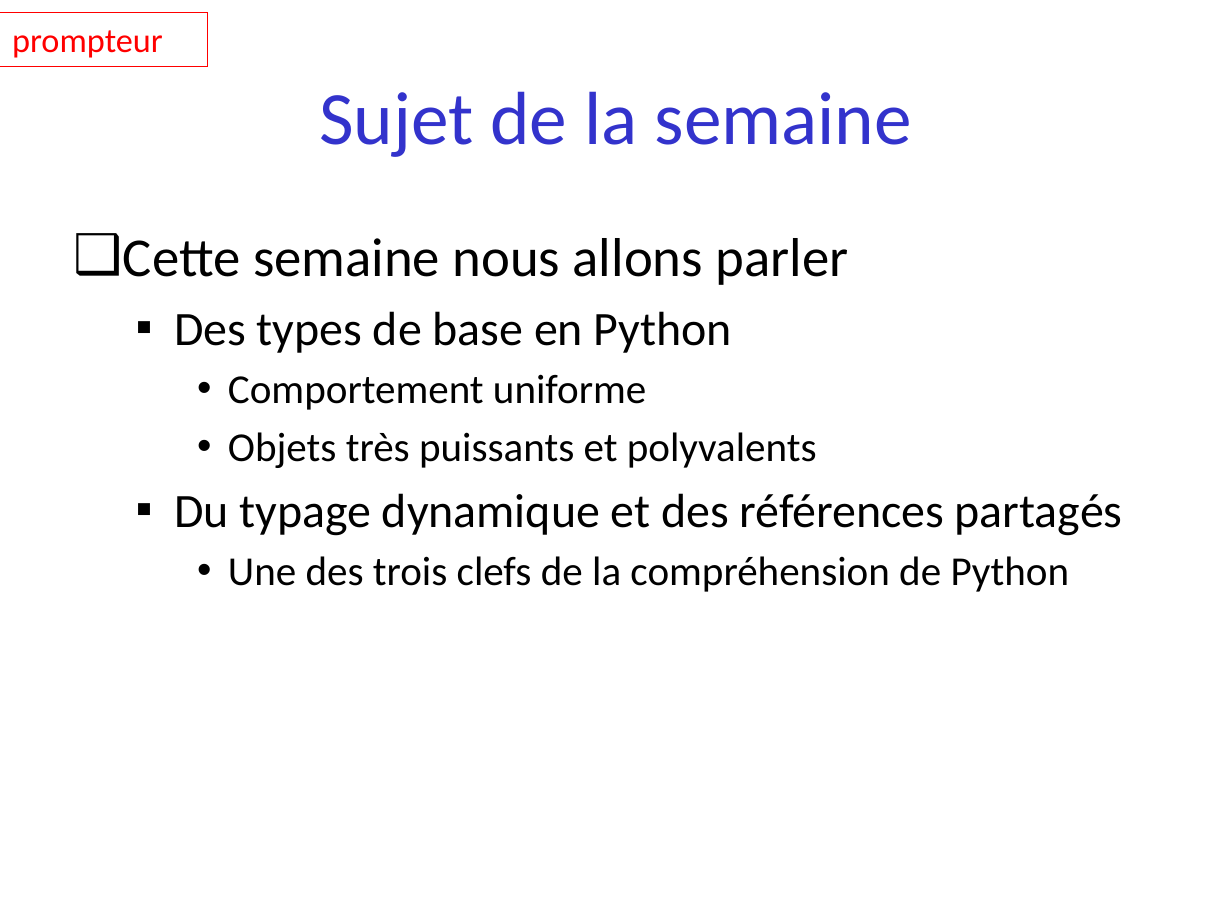
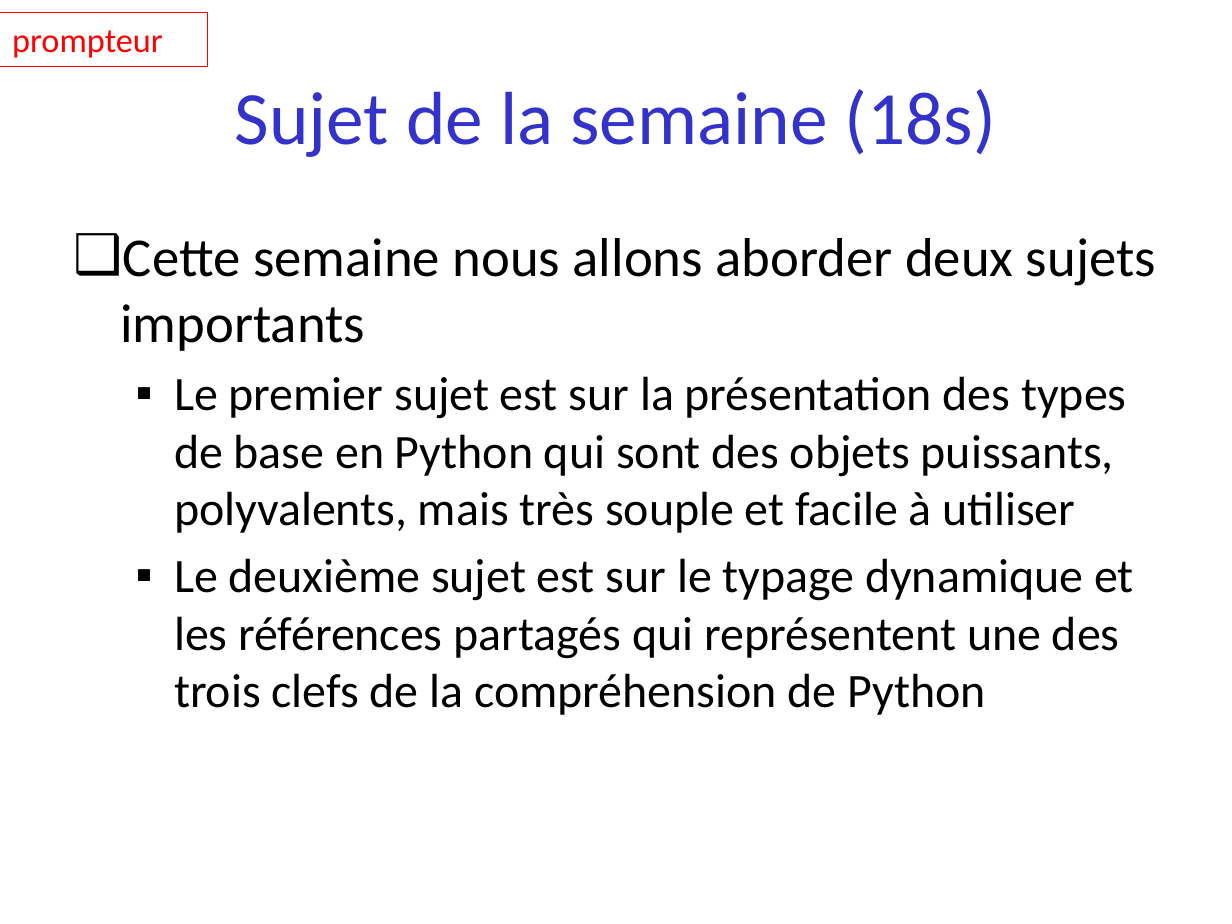
Before and after one commit to parmentelat/flotpython-archive, a slide deck: slide 1 of semaine2/semaine2-0.pptx. Drawn at 1232x924 pixels with LibreOffice and Linux fonts; fonts in the diff are those of the drawing. Boxes give left, top, right and bottom in pixels: in the first picture for what was removed or moved away, otherwise in the second. Text is boxed around its words. In the diff, an @@ line names an element or a change of style, - is before the commit and + after.

Commit message:
creation semaine 0bis pour l'introduction des notions de base nécessaire à l'écriture de petits programmes
semaine 0 : DONE
semaine 0bis : en cours

```diff
--- a/semaine2/semaine2-0.pptx
+++ b/semaine2/semaine2-0.pptx
@@ title at (235,89,996,157): text changed @@
-Sujet de la semaine
+Sujet de la semaine (18s)
@@ text at (120,238,1156,715): text changed; size 24 to 28 pt @@
-❑ Cette semaine nous allons parler
-  ▪ Des types de base en Python
-    • Comportement uniforme
-    • Objets très puissants et polyvalents
-  ▪ Du typage dynamique et des références partagés
-    • Une des trois clefs de la compréhension de Python
+❑ Cette semaine nous allons aborder deux sujets importants
+  ▪ Le premier sujet est sur la présentation des types de base en Python qui sont des objets puissants, polyvalents, mais très souple et facile à utiliser
+  ▪ Le deuxième sujet est sur le typage dynamique et les références partagés qui représentent une des trois clefs de la compréhension de Python
```
Also in this commit, not shown: 6 other slides changed, 5 slides added, 1 slide removed, 3 other files.
